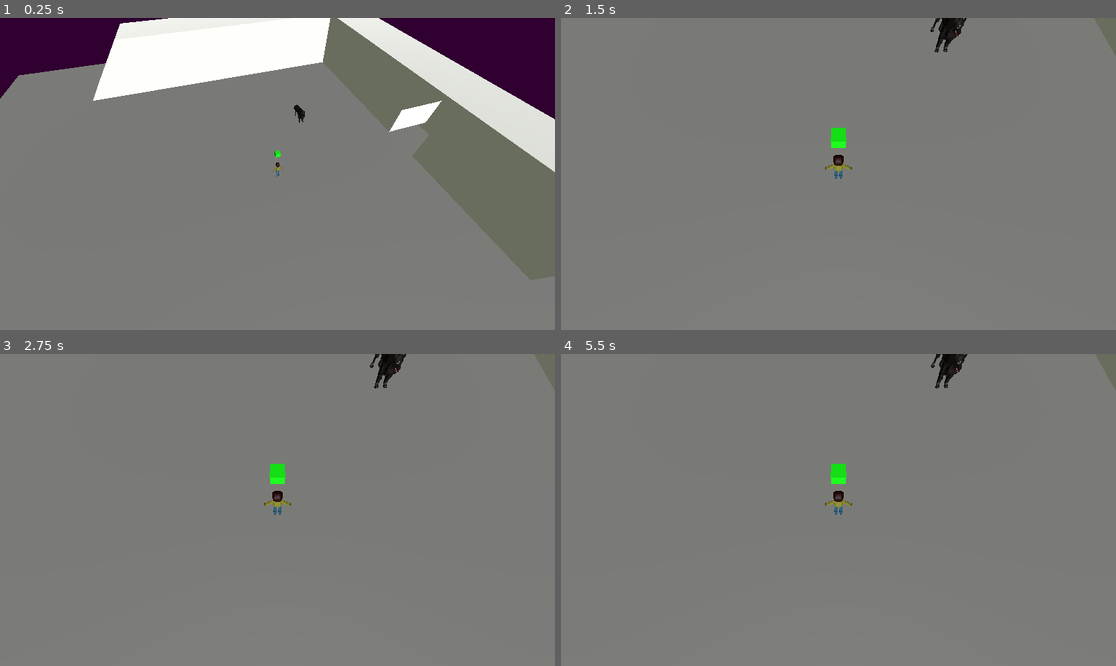
Above: before the commit, frames 1-4 (two rows, left to right).
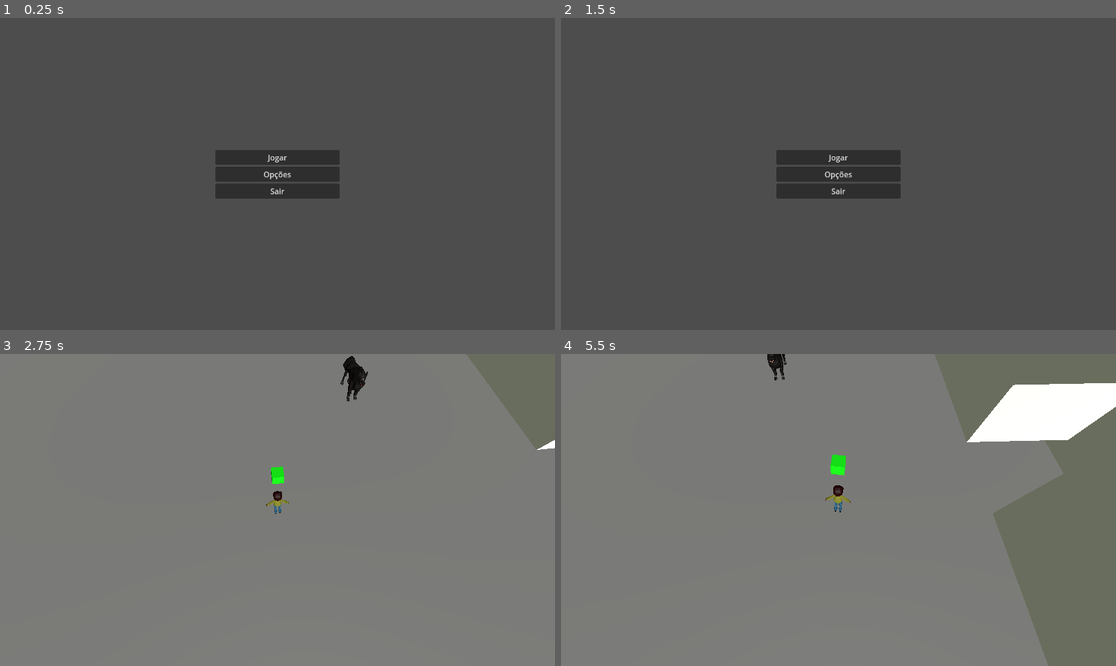
Above: after the commit, the same moments.

Repository: FellowshipOfTheGame/Hotel-Ponte-Negra
Game: Godot game, scene res://scenes/menus/menuPrincipal.tscn
Two runs of this game, one before a commit and one after it. Both use one fixed random seed, a clock stepped at 60 frames per second and the inputs below. Before the commit the project starts from res://scenes/base.tscn.
Inputs (mouse positions are in pixels of both pictures, inside the frame that each line leads up to):
- Up to frame 1 (0.25 s): no input
- Up to frame 2 (1.5 s): click (838, 174) at 0.5 s, where only the run after the commit has a clickable "Opções"; click (594, 36) at 1.25 s, where only the run after the commit has a clickable "voltar"
- Up to frame 3 (2.75 s): click (277, 494) at 2 s, where only the run after the commit has a clickable "Jogar"
- Up to frame 4 (5.5 s): tap Enter at 2.75 s; move the mouse to (960, 494) at 2.77 s; hold D (movimento_direita, bound only after the commit) 2.78-3.53 s; hold E (interacao) 2.78-3.53 s; click (960, 494) at 2.92 s; move the mouse to (727, 525) at 3.52 s; hold S (movimento_tras, bound only after the commit) 3.53-4.28 s; tap Ctrl at 3.6 s; click (727, 525) at 3.67 s; move the mouse to (894, 441) at 4.27 s; hold D (movimento_direita, bound only after the commit) 4.28-5.03 s; tap Z at 4.35 s; click (894, 441) at 4.42 s; move the mouse to (810, 572) at 5.02 s; hold W (movimento_frente, bound only after the commit) from 5.03 s (still down); tap E (interacao) at 5.1 s; click (810, 572) at 5.17 s

The runs differ from the first frame. In frame 1, 100% of the frame differs, in the area x 0-100%, y 0-100%; in frame 2, 100%; in frame 3, 3.6%; in frame 4, 20%.

Commit message:
Atualizado edição de controles

Diff:
--- a/project.godot
+++ b/project.godot
@@ -11,7 +11,7 @@
 [application]
 
 config/name="Hotel Ponte Negra"
-run/main_scene="uid://s4b4h6snax40"
+run/main_scene="uid://cp6aq6jmvtkos"
 config/features=PackedStringArray("4.5", "Forward Plus")
 
 [autoload]
@@ -33,45 +33,55 @@
 "events": [Object(InputEventKey,"resource_local_to_scene":false,"resource_name":"","device":0,"window_id":0,"alt_presse …(194 unchanged characters)…
 , Object(InputEventKey,"resource_local_to_scene":false,"resource_name":"","device":0,"window_id":0,"alt_pressed":false, …(185 unchanged characters)…
 , Object(InputEventKey,"resource_local_to_scene":false,"resource_name":"","device":0,"window_id":0,"alt_pressed":false, …(181 unchanged characters)…
+, Object(InputEventJoypadButton,"resource_local_to_scene":false,"resource_name":"","device":-1,"button_index":0,"pressure":0.0,"pressed":false,"script":null)
 ]
 }
 ui_select={
 "deadzone": 0.5,
 "events": [Object(InputEventKey,"resource_local_to_scene":false,"resource_name":"","device":0,"window_id":0,"alt_presse …(190 unchanged characters)…
+, Object(InputEventJoypadButton,"resource_local_to_scene":false,"resource_name":"","device":-1,"button_index":0,"pressure":0.0,"pressed":false,"script":null)
+]
+}
+ui_cancel={
+"deadzone": 0.5,
+"events": [Object(InputEventKey,"resource_local_to_scene":false,"resource_name":"","device":0,"window_id":0,"alt_pressed":false,"shift_pressed":false,"ctrl_pressed":false,"meta_pressed":false,"pressed":false,"keycode":4194305,"physical_keycode":0,"key_label":0,"unicode":0,"location":0,"echo":false,"script":null)
+, Object(InputEventJoypadButton,"resource_local_to_scene":false,"resource_name":"","device":-1,"button_index":1,"pressure":0.0,"pressed":false,"script":null)
+]
+}
+olhar_esquerda={
+"deadzone": 0.2,
+"events": [Object(InputEventKey,"resource_local_to_scene":false,"resource_name":"","device":-1,"window_id":0,"alt_pressed":false,"shift_pressed":false,"ctrl_pressed":false,"meta_pressed":false,"pressed":false,"keycode":0,"physical_keycode":4194319,"key_label":0,"unicode":0,"location":0,"echo":false,"script":null)
+, Object(InputEventJoypadMotion,"resource_local_to_scene":false,"resource_name":"","device":-1,"axis":2,"axis_value":-1.0,"script":null)
+]
+}
+olhar_direita={
+"deadzone": 0.2,
+"events": [Object(InputEventKey,"resource_local_to_scene":false,"resource_name":"","device":-1,"window_id":0,"alt_pressed":false,"shift_pressed":false,"ctrl_pressed":false,"meta_pressed":false,"pressed":false,"keycode":0,"physical_keycode":4194321,"key_label":0,"unicode":0,"location":0,"echo":false,"script":null)
+, Object(InputEventJoypadMotion,"resource_local_to_scene":false,"resource_name":"","device":-1,"axis":2,"axis_value":1.0,"script":null)
 ]
 }
 movimento_frente={
 "deadzone": 0.2,
-"events": [Object(InputEventKey,"resource_local_to_scene":fa …(140 unchanged characters)… d":false,"keycode":0,"physical_keycode":4194320,"key_label":0,"unicode":0,"location":0,"echo":false,"script":null)
+"events": [Object(InputEventKey,"resource_local_to_scene":fa …(140 unchanged characters)… d":false,"keycode":0,"physical_keycode":87,"key_label":0,"unicode":119,"location":0,"echo":false,"script":null)
 , Object(InputEventJoypadMotion,"resource_local_to_scene":false,"resource_name":"","device":-1,"axis":1,"axis_value":-1.0,"script":null)
+]
+}
+movimento_esquerda={
+"deadzone": 0.2,
+"events": [Object(InputEventKey,"resource_local_to_scene":false,"resource_name":"","device":-1,"window_id":0,"alt_pressed":false,"shift_pressed":false,"ctrl_pressed":false,"meta_pressed":false,"pressed":false,"keycode":0,"physical_keycode":65,"key_label":0,"unicode":97,"location":0,"echo":false,"script":null)
+, Object(InputEventJoypadMotion,"resource_local_to_scene":false,"resource_name":"","device":-1,"axis":0,"axis_value":-1.0,"script":null)
 ]
 }
 movimento_tras={
 "deadzone": 0.2,
-"events": [Object(InputEventJoypadMotion,"resource_local_to_scene":false,"resource_name":"","device":-1,"axis":1,"axis_value":1.0,"script":null)
-, Object(InputEventKey,"resource_local_to_scene":false,"resource_name":"","device":-1,"window_id":0,"alt_pressed":false,"shift_pressed":false,"ctrl_pressed":false,"meta_pressed":false,"pressed":false,"keycode":0,"physical_keycode":4194322,"key_label":0,"unicode":0,"location":0,"echo":false,"script":null)
+"events": [Object(InputEventKey,"resource_local_to_scene":false,"resource_name":"","device":-1,"window_id":0,"alt_pressed":false,"shift_pressed":false,"ctrl_pressed":false,"meta_pressed":false,"pressed":false,"keycode":0,"physical_keycode":83,"key_label":0,"unicode":115,"location":0,"echo":false,"script":null)
+, Object(InputEventJoypadMotion,"resource_local_to_scene":false,"resource_name":"","device":-1,"axis":1,"axis_value":1.0,"script":null)
 ]
 }
 movimento_direita={
 "deadzone": 0.2,
-"events": [Object(InputEventJoypadMotion,"resource_local_to_scene":false,"resource_name":"","device":-1,"axis":0,"axis_value":1.0,"script":null)
-, Object(InputEventKey,"resource_local_to_scene":false,"resource_name":"","device":-1,"window_id":0,"alt_pressed":false,"shift_pressed":false,"ctrl_pressed":false,"meta_pressed":false,"pressed":false,"keycode":0,"physical_keycode":4194321,"key_label":0,"unicode":0,"location":0,"echo":false,"script":null)
-]
-}
-movimento_esquerda={
-"deadzone": 0.2,
-"events": [Object(InputEventJoypadMotion,"resource_local_to_scene":false,"resource_name":"","device":-1,"axis":0,"axis_value":-1.0,"script":null)
-, Object(InputEventKey,"resource_local_to_scene":false,"resource_name":"","device":-1,"window_id":0,"alt_pressed":false,"shift_pressed":false,"ctrl_pressed":false,"meta_pressed":false,"pressed":false,"keycode":0,"physical_keycode":4194319,"key_label":0,"unicode":0,"location":0,"echo":false,"script":null)
-]
-}
-olhar_direita={
-"deadzone": 0.2,
-"events": [Object(InputEventJoypadMotion,"resource_local_to_scene":false,"resource_name":"","device":-1,"axis":2,"axis_value":1.0,"script":null)
-]
-}
-olhar_esquerda={
-"deadzone": 0.2,
-"events": [Object(InputEventJoypadMotion,"resource_local_to_scene":false,"resource_name":"","device":-1,"axis":2,"axis_value":-1.0,"script":null)
+"events": [Object(InputEventKey,"resource_local_to_scene":false,"resource_name":"","device":-1,"window_id":0,"alt_pressed":false,"shift_pressed":false,"ctrl_pressed":false,"meta_pressed":false,"pressed":false,"keycode":0,"physical_keycode":68,"key_label":0,"unicode":100,"location":0,"echo":false,"script":null)
+, Object(InputEventJoypadMotion,"resource_local_to_scene":false,"resource_name":"","device":-1,"axis":0,"axis_value":1.0,"script":null)
 ]
 }
 interacao={
--- a/scenes/menus/menuOpcoes.tscn
+++ b/scenes/menus/menuOpcoes.tscn
@@ -46,7 +46,7 @@
 size_flags_horizontal = 3
 focus_mode = 1
 script = ExtResource("2_56qx3")
-acao = "mover_frente"
+acao = "movimento_frente"
 
 [node name="Label2" type="Label" parent="VBoxContainer"]
 layout_mode = 2
@@ -59,7 +59,7 @@
 size_flags_horizontal = 3
 focus_mode = 1
 script = ExtResource("2_56qx3")
-acao = "mover_esquerda"
+acao = "movimento_esquerda"
 
 [node name="Label3" type="Label" parent="VBoxContainer"]
 layout_mode = 2
@@ -72,7 +72,7 @@
 size_flags_horizontal = 3
 focus_mode = 1
 script = ExtResource("2_56qx3")
-acao = "mover_tras"
+acao = "movimento_tras"
 
 [node name="Label4" type="Label" parent="VBoxContainer"]
 layout_mode = 2
@@ -85,11 +85,11 @@
 size_flags_horizontal = 3
 focus_mode = 1
 script = ExtResource("2_56qx3")
-acao = "mover_direita"
+acao = "movimento_direita"
 
 [node name="Label5" type="Label" parent="VBoxContainer"]
 layout_mode = 2
-text = "Correr"
+text = "Interagir"
 vertical_alignment = 1
 
 [node name="Button5" type="Button" parent="VBoxContainer"]
@@ -98,11 +98,11 @@
 size_flags_horizontal = 3
 focus_mode = 1
 script = ExtResource("2_56qx3")
-acao = "correr"
+acao = "Interacao"
 
 [node name="Label6" type="Label" parent="VBoxContainer"]
 layout_mode = 2
-text = "Agachar"
+text = "Correr"
 vertical_alignment = 1
 
 [node name="Button6" type="Button" parent="VBoxContainer"]
@@ -111,6 +111,19 @@
 size_flags_horizontal = 3
 focus_mode = 1
 script = ExtResource("2_56qx3")
+acao = "correr"
+
+[node name="Label7" type="Label" parent="VBoxContainer"]
+layout_mode = 2
+text = "Agachar"
+vertical_alignment = 1
+
+[node name="Button7" type="Button" parent="VBoxContainer"]
+custom_minimum_size = Vector2(0, 31)
+layout_mode = 2
+size_flags_horizontal = 3
+focus_mode = 1
+script = ExtResource("2_56qx3")
 acao = "agachar"
 
 [connection signal="pressed" from="Button" to="." method="voltar"]
--- a/scripts/definirControle.gd
+++ b/scripts/definirControle.gd
@@ -2,13 +2,24 @@
 @export var acao:String
 
 func _ready() -> void:
-	if InputMap.has_action(acao):
-		text=InputMap.action_get_events(acao)[0].as_text().trim_suffix(" (Physical)")
-	if!text:text="nao definido"
+	if!InputMap.has_action(acao):text="nao definido";return
+	var event = InputMap.action_get_events(acao)[0]
+	if event is InputEventJoypadMotion:
+		text = event.as_text().get_slice("(",1).get_slice(",",0)
+	elif event is InputEventKey:
+		text = event.as_text().get_slice(" ",0)
 
 
-func _input(event: InputEvent) -> void:
-	if event is InputEventKey:if has_focus():
-		text=OS.get_keycode_string(event.keycode)
+func _input(event: InputEvent) -> void: if has_focus():
+	if!InputMap.has_action(acao):return
+	InputMap.action_erase_events(acao)
+	InputMap.action_add_event(acao,event)
+	if event is InputEventKey:
+		text = event.as_text()
 		release_focus()
 		get_viewport().set_input_as_handled()
+	elif event is InputEventMouseButton:if event.is_pressed():
+		event.double_click = false
+		text = event.as_text()
+		release_focus()
+		get_viewport().set_input_as_handled()
--- a/scripts/stateMachine/state.gd
+++ b/scripts/stateMachine/state.gd
@@ -2,6 +2,7 @@
 
 class_name State
 
+@warning_ignore("unused_signal")
 signal Transitioned(state, new_state_name)
 
 func Enter():
